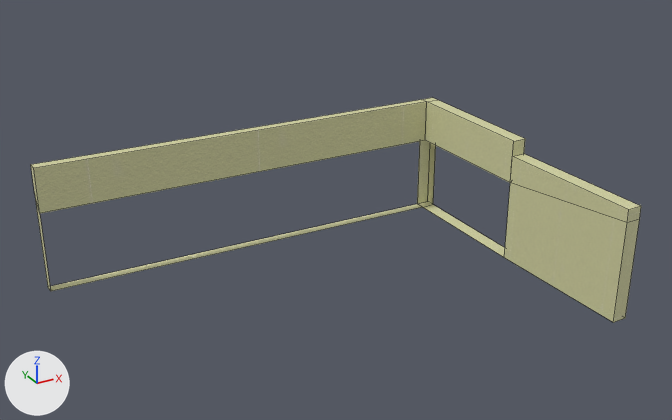
Renders of the FBX model Assets/Models/south_bar_wall/south_bar_wall.fbx from each side of a commit.
One viewpoint serves both versions: a camera (50 mm lens) standing at (-0.191, -0.396, 0.214) and looking at (0.01, -0.03, 0.031). Arrows for +X, +Y and +Z are at lower left; the lights stay in place. Mesh edges are drawn as thin lines. Where no turn or scale is listed for an object, it has been applied to the vertices.

Names of what the first picture shows: 'south_bar_wall'.
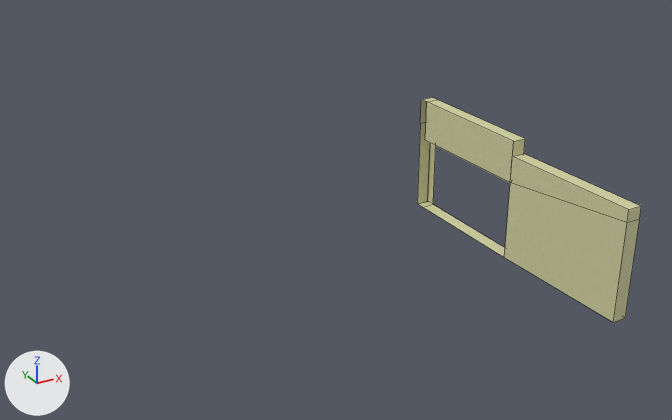
What differs and where, as boxes (x1, y1, x2, y2) in the pictures (672 x 420 px):
```json
{"object": "south_bar_wall", "change": "reshaped", "before": [31, 98, 641, 323], "after": [417, 98, 641, 323], "on screen": "63% narrower"}
{"part": 1, "of": "me_cube_010", "change": "deleted", "before": [31, 100, 427, 291], "on screen": "yellow"}
```

Edits to the scene script, one JSON object a line:
```json
{"block": "me_cube_010", "where": "# used by ob_south_bar_wall; location = (0.0, 0.0, 0.0)"}
{"block": "me_cube_010", "where": "# verts and faces of me_cube_010; kept vertices keep their numbers, new ones are numbered from 32"}
{"block": "me_cube_010", "where": "# before: 8 (0.112, 0.044, 0.027) at pixel (425, 140), 9 (0.112, 0.044, -0.017) at pixel (422, 207), 14 (0.112, 0.044, 0.051) at pixel (426, 101), 20 (0.112, 0.049, 0.036), 21 (0.112, 0.049, -0.017) at pixel (417, 203)"}
{"block": "me_cube_010", "where": "# before: 24 (0.112, 0.049, 0.051) at pixel (421, 99), 26 (-0.116, 0.045, 0.027) at pixel (39, 213), 27 (-0.116, 0.045, -0.017) at pixel (50, 291), 28 (-0.116, 0.051, 0.036) at pixel (34, 192), 29 (-0.116, 0.045, 0.051) at pixel (33, 168)"}
{"block": "me_cube_010", "where": "# before: 30 (-0.116, 0.051, -0.017) at pixel (47, 286), 31 (-0.116, 0.051, 0.051) at pixel (30, 164)"}
{"op": "remove", "block": "me_cube_010", "code": "me_cube_010.from_pydata(...)  # 32 vertices, 26 faces; spans x -0.116..0.123, y -0.118..0.051, z -0.017..0.051"}
{"op": "add", "block": "me_cube_010", "code": "me_cube_010.from_pydata(...)  # 26 vertices, 20 faces; spans x 0.112..0.123, y -0.118..0.05, z -0.017..0.051"}
{"block": "me_cube_010", "change": "me_cube_010 part 1"}
{"op": "add", "block": "me_cube_010", "code": "delete_vertices([*range(26, 32)])  # with the faces that use them"}
```
